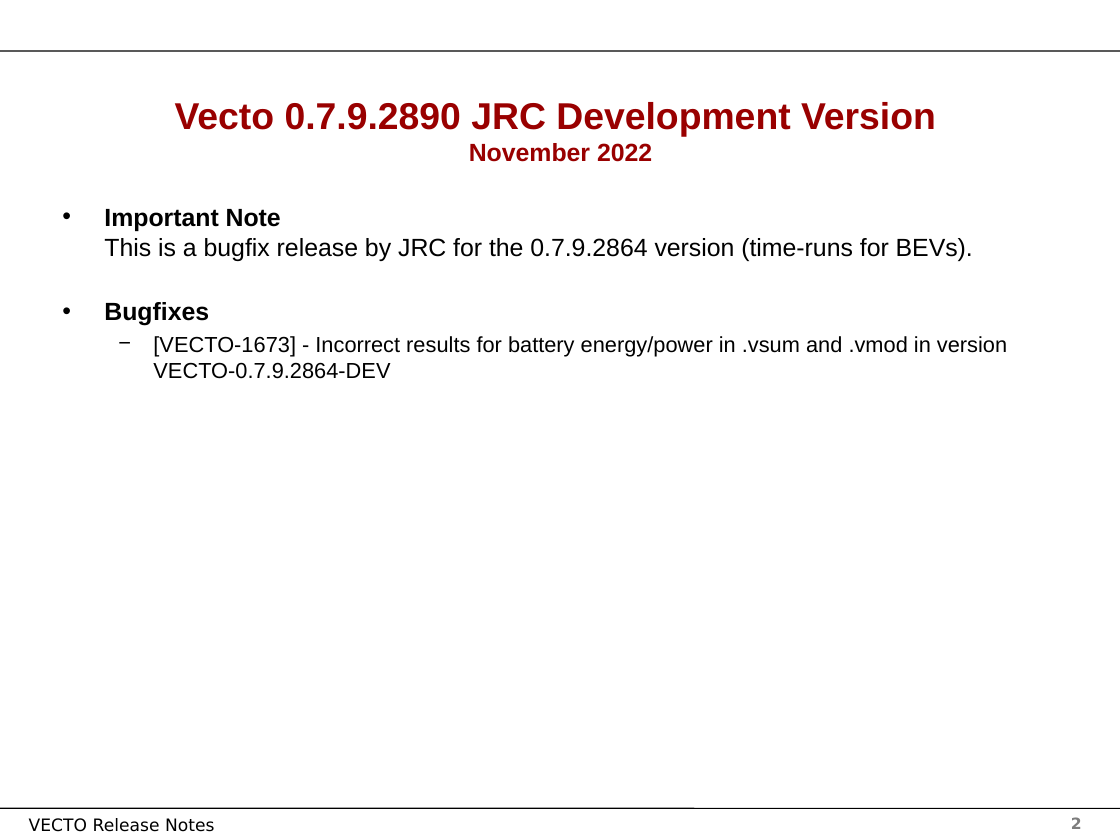
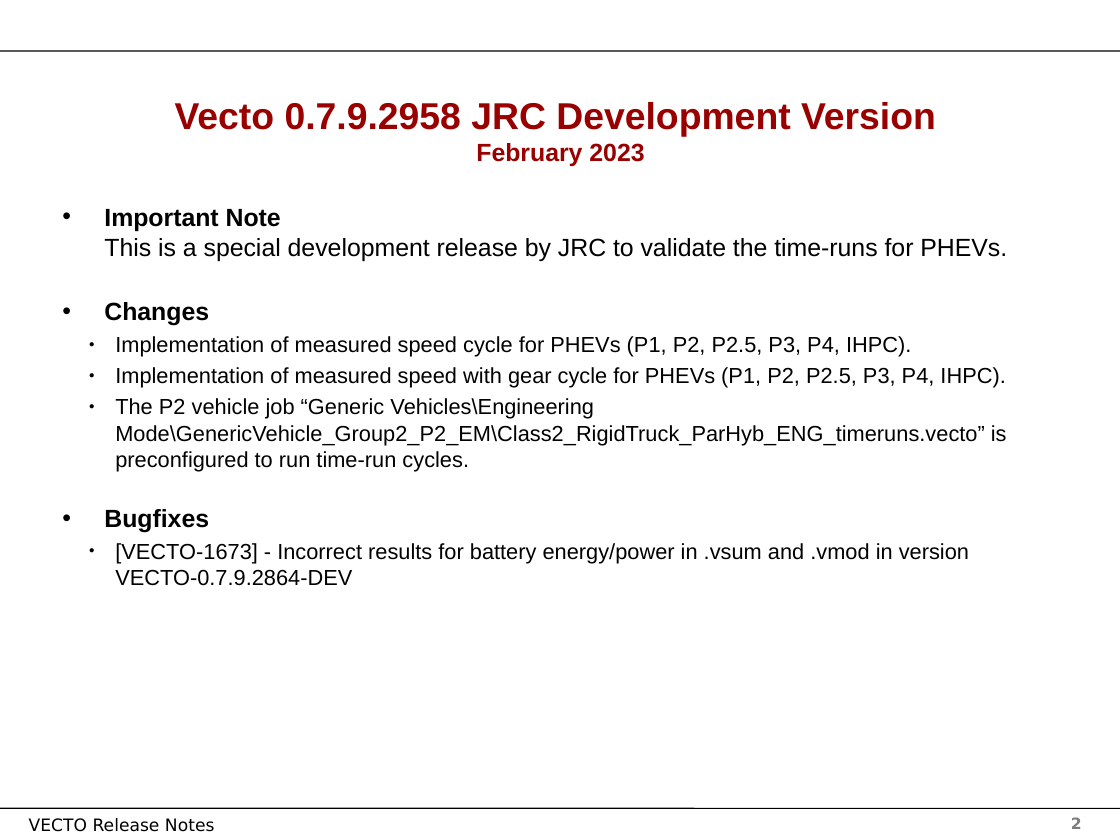
Before and after one commit to mohgsaad-art/VECTO, a slide deck: slide 2 of Documentation/User Manual Source/Release Notes Vecto3.x.pptx. Drawn at 1120x840 pixels with LibreOffice and Linux fonts; fonts in the diff are those of the drawing; background and template pictures are left out. Boxes give left, top, right and bottom in pixels: in the first picture for what was removed or moved away, otherwise in the second. Text is boxed around its words. In the diff, an @@ line names an element or a change of style, - is before the commit and + after.

```diff
--- a/Documentation/User Manual Source/Release Notes Vecto3.x.pptx
+++ b/Documentation/User Manual Source/Release Notes Vecto3.x.pptx
@@ text at [175,102,936,166]: text changed @@
-Vecto 0.7.9.2890 JRC Development Version
-November 2022
+Vecto 0.7.9.2958 JRC Development Version
+February 2023
@@ text at [104,209,1007,471]: text changed; size 16 to 14 pt @@
-• Important Note
-  This is a bugfix release by JRC for the 0.7.9.2864 version (time-runs for BEVs).
+• Important Note
+  This is a special development release by JRC to validate the time-runs for PHEVs.
+• Changes
+  ● Implementation of measured speed cycle for PHEVs (P1, P2, P2.5, P3, P4, IHPC).
+  ● Implementation of measured speed with gear cycle for PHEVs (P1, P2, P2.5, P3, P4, IHPC).
+  ● The P2 vehicle job “Generic Vehicles\Engineering Mode\GenericVehicle_Group2_P2_EM\Class2_RigidTruck_ParHyb_ENG_timeruns.vecto” is preconfigured to run time-run cycles.
@@ text at [115,543,969,586]: bullet − to ● @@
```
Also in this commit, not shown: 60 other slides changed, 57 other files.
